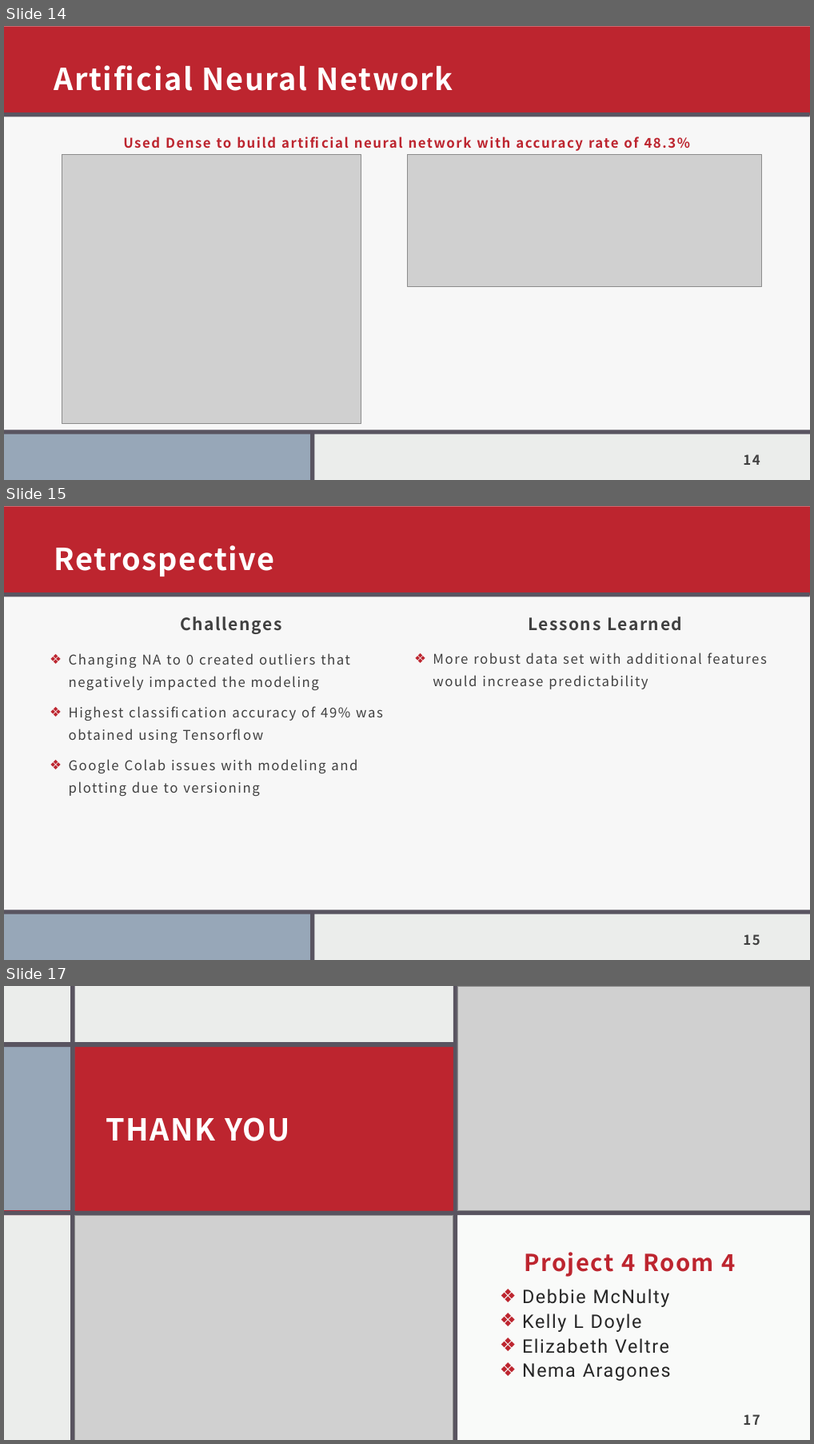
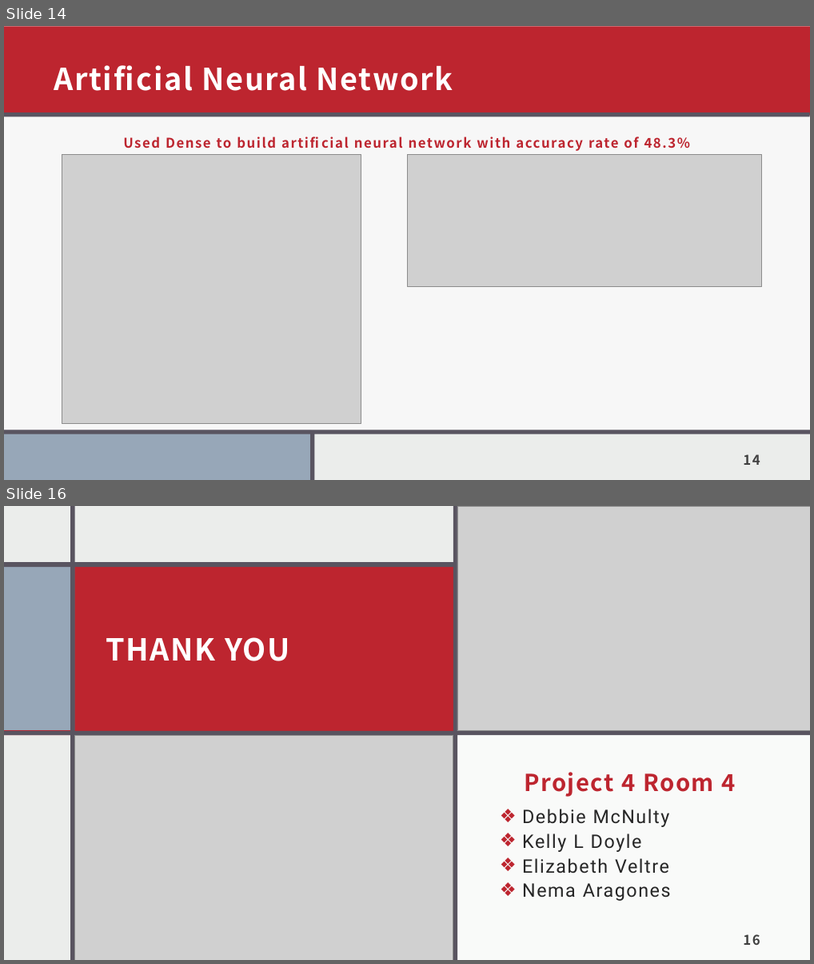
Before and after one commit to kld1974/PROJECT4, a slide deck: Project4.pptx. Shown one above the other, each under a label of ours: slides 14, 15 and 17 before the commit, slides 14 and 16 after it; the slides between them are not shown. The pictures are 814x1444 and 814x964 pixels, drawn with LibreOffice and Linux fonts; fonts in the diff are those of the drawing; grey boxes stand for pictures. Boxes give left, top, right and bottom in pixels: in the first picture for what was removed or moved away, otherwise in the second. Text is boxed around its words. In the diff, an @@ line names an element or a change of style, - is before the commit and + after.

```diff
--- a/Project4.pptx
+++ b/Project4.pptx
@@ slide 15 removed at <box>4,506,810,960</box>, background #EBEDEB; not listed: 8 template elements that a slide beside it also shows @@
@@ title removed at <box>54,545,275,576</box> @@
-Retrospective
@@ rectangle removed at <box>4,592,810,596</box> @@
@@ text removed at <box>180,616,282,634</box> @@
-Challenges
@@ text removed at <box>528,616,682,631</box> @@
-Lessons Learned
@@ text removed at <box>69,653,383,796</box> @@
-❖ Changing NA to 0 created outliers that negatively impacted the modeling
-❖ Highest classification accuracy of 49% was obtained using Tensorflow
-❖ Google Colab issues with modeling and plotting due to versioning
@@ text removed at <box>433,652,767,689</box> @@
-❖ More robust data set with additional features would increase predictability
@@ page number removed at <box>743,934,760,944</box> @@
-15
@@ what was slide 17 is now slide 16 @@
@@ page number at <box>743,934,760,944</box>: text changed @@
-17
+16
```
Also in this commit, not shown: 1 slide changed.
